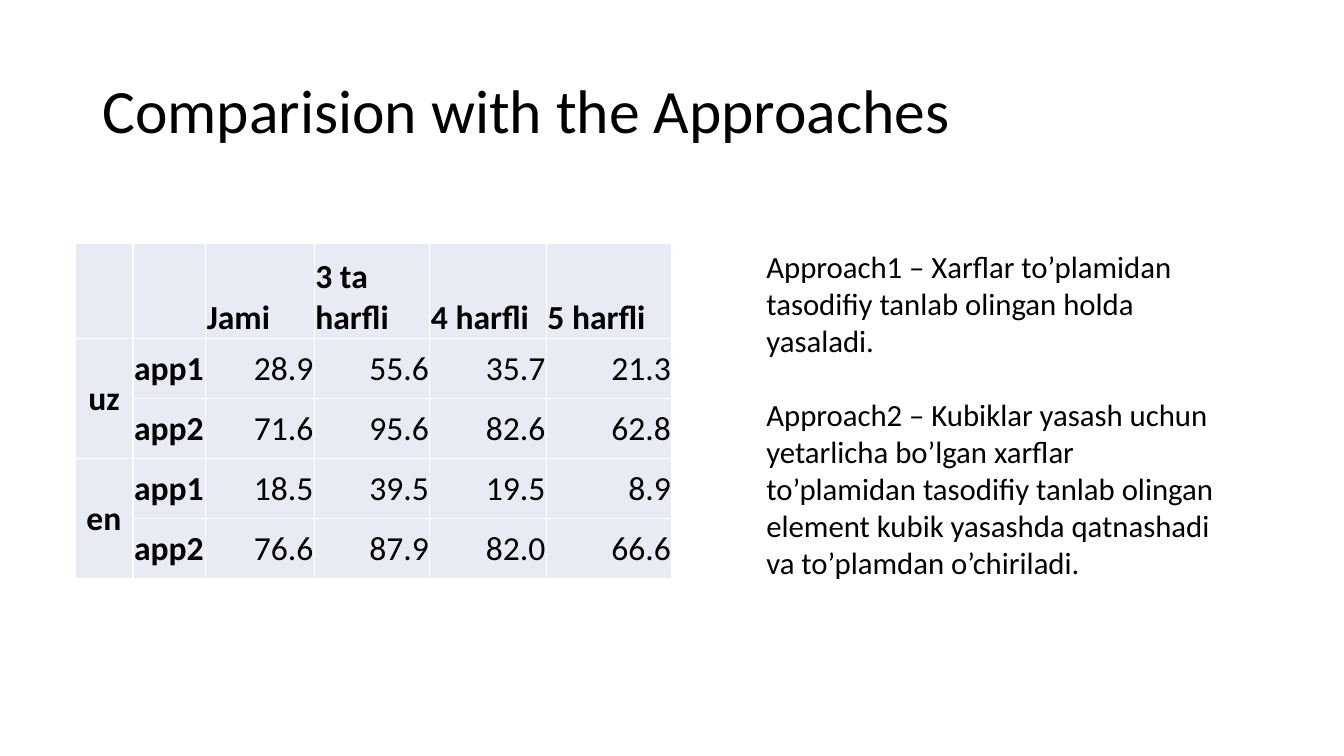
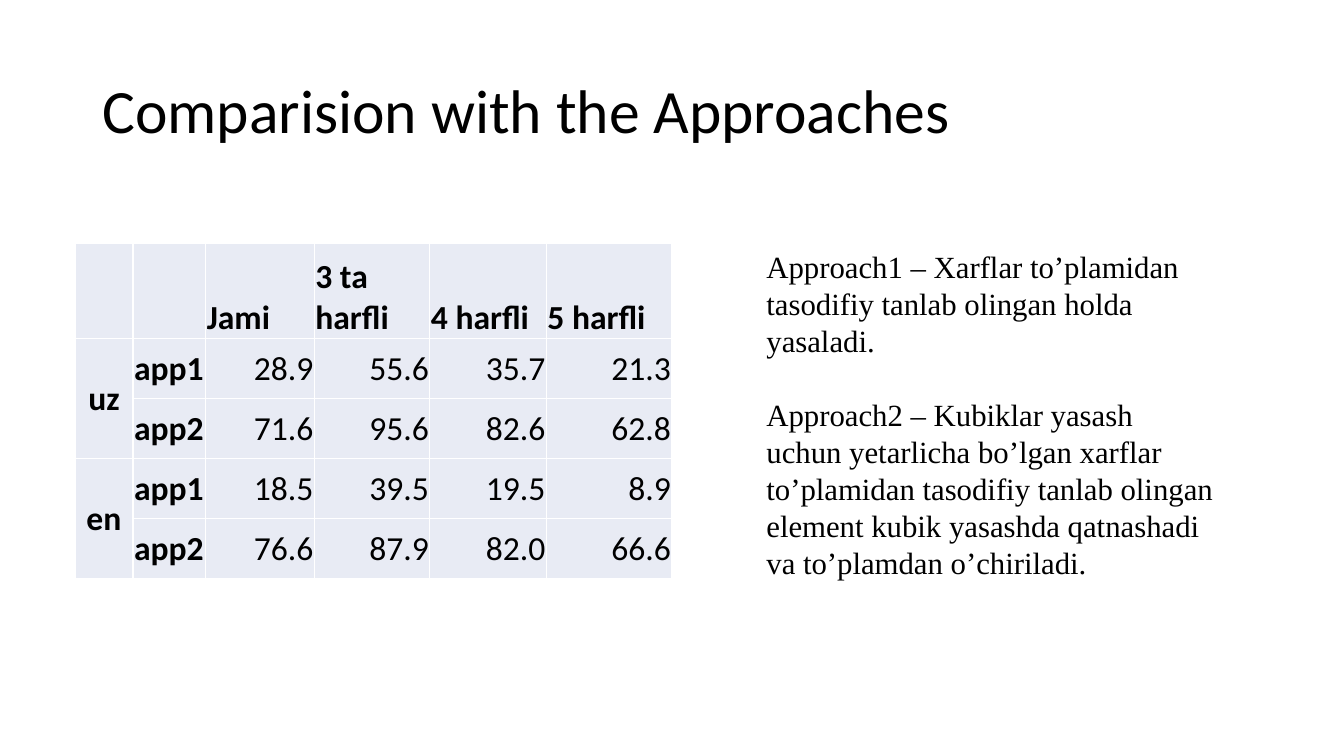
Before and after one commit to UlugbekSalaev/MatchingLetterGame, a slide deck: slide 13 of Presentation.pptx. Drawn at 1344x756 pixels with LibreOffice and Linux fonts; fonts in the diff are those of the drawing. Boxes give left, top, right and bottom in pixels: in the first picture for what was removed or moved away, otherwise in the second. Text is boxed around its words. In the diff, an @@ line names an element or a change of style, - is before the commit and + after.

```diff
--- a/Presentation.pptx
+++ b/Presentation.pptx
@@ text "Approach1 – Xarflar to’plamidan tasodifiy ..." at [766, 256, 1213, 580]: font Calibri to Times New Roman @@
```
Also in this commit, not shown: 6 other slides changed, 1 slide added, 1 slide removed.
